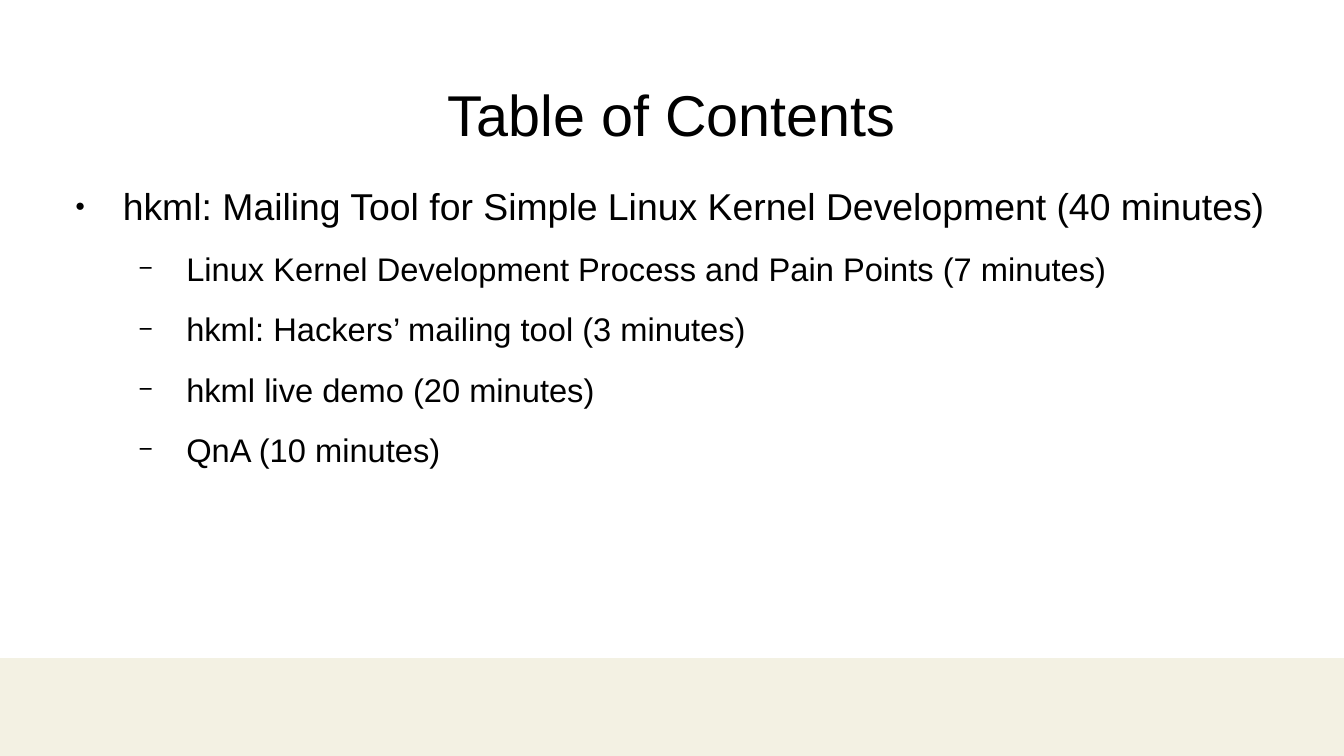
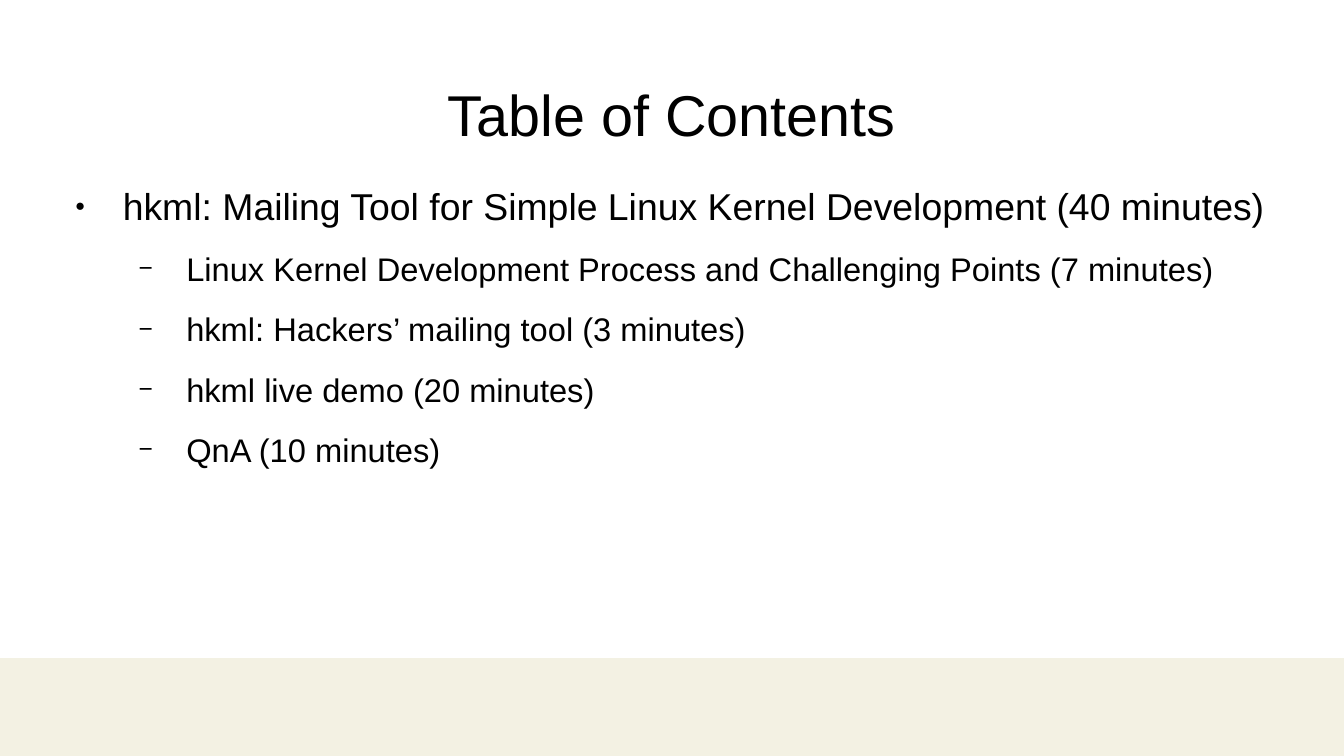
Before and after one commit to damonitor/talks, a slide deck: slide 3 of 2025/ossjp/hkml_ossjp25.odp. Drawn at 1344x756 pixels with LibreOffice and Linux fonts; fonts in the diff are those of the drawing; background and template pictures are left out. Boxes give left, top, right and bottom in pixels: in the first picture for what was removed or moved away, otherwise in the second. Text is boxed around its words. In the diff, an @@ line names an element or a change of style, - is before the commit and + after.

```diff
--- a/2025/ossjp/hkml_ossjp25.odp
+++ b/2025/ossjp/hkml_ossjp25.odp
@@ text at <box>186,257,1213,287</box>: text changed @@
-  − Linux Kernel Development Process and Pain Points (7 minutes)
+  − Linux Kernel Development Process and Challenging Points (7 minutes)
```
Also in this commit, not shown: 7 other slides changed, 1 other file.
